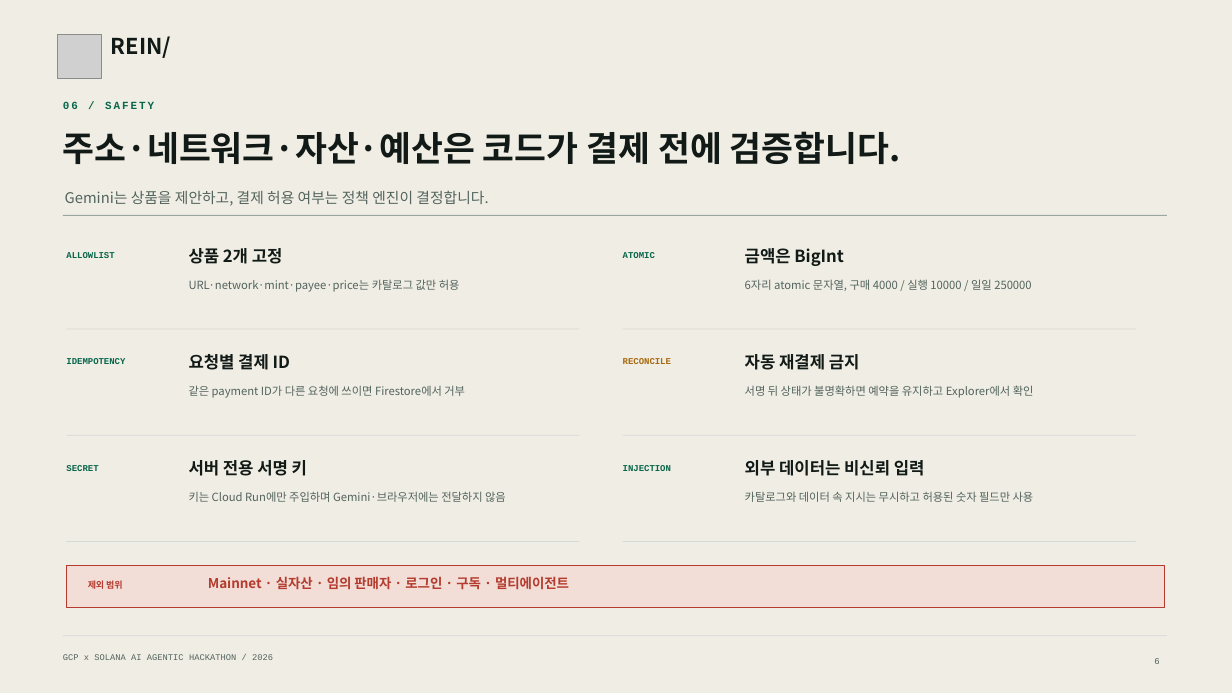
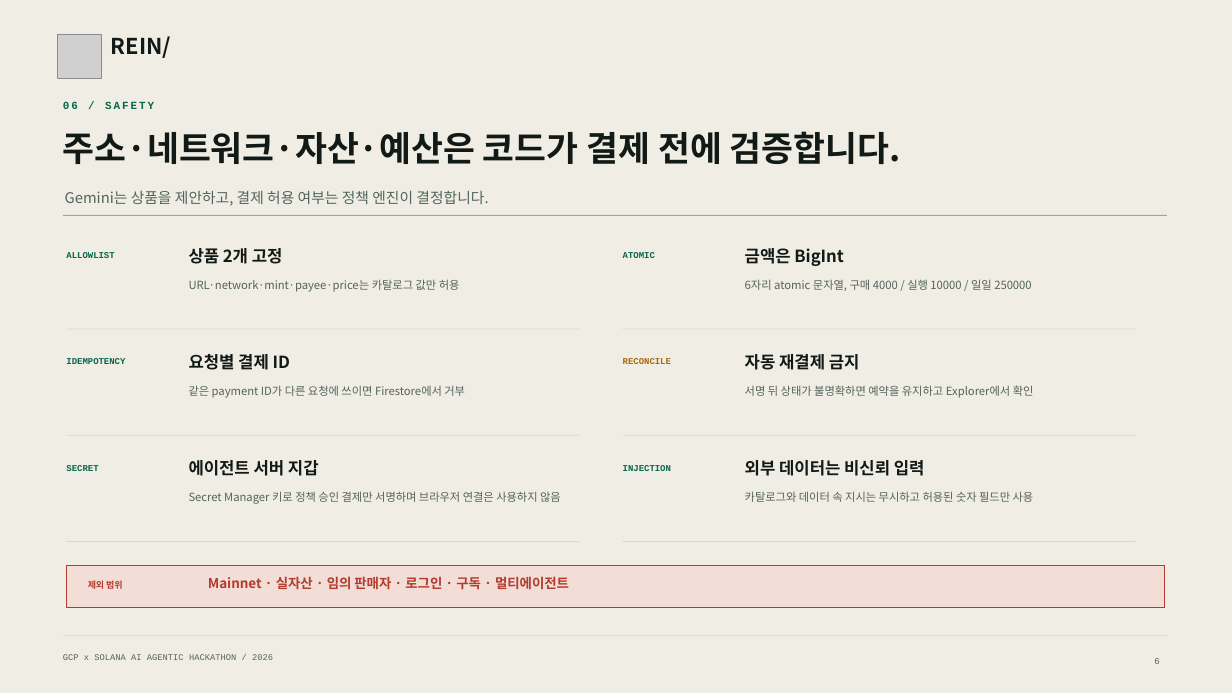
Before and after one commit to jeonsavvy/REIN, a slide deck: slide 6 of output/presentation/REIN-Hackathon-Deck.pptx. Drawn at 1232x693 pixels with LibreOffice and Linux fonts; fonts in the diff are those of the drawing; grey boxes stand for pictures. Boxes give left, top, right and bottom in pixels: in the first picture for what was removed or moved away, otherwise in the second. Text is boxed around its words. In the diff, an @@ line names an element or a change of style, - is before the commit and + after.

```diff
--- a/output/presentation/REIN-Hackathon-Deck.pptx
+++ b/output/presentation/REIN-Hackathon-Deck.pptx
@@ text at (189, 460, 319, 476): text changed @@
-서버 전용 서명 키
+에이전트 서버 지갑
@@ text at (189, 491, 561, 504): text changed @@
-키는 Cloud Run에만 주입하며 Gemini·브라우저에는 전달하지 않음
+Secret Manager 키로 정책 승인 결제만 서명하며 브라우저 연결은 사용하지 않음
```
Also in this commit, not shown: 6 other slides changed, 27 other files.
